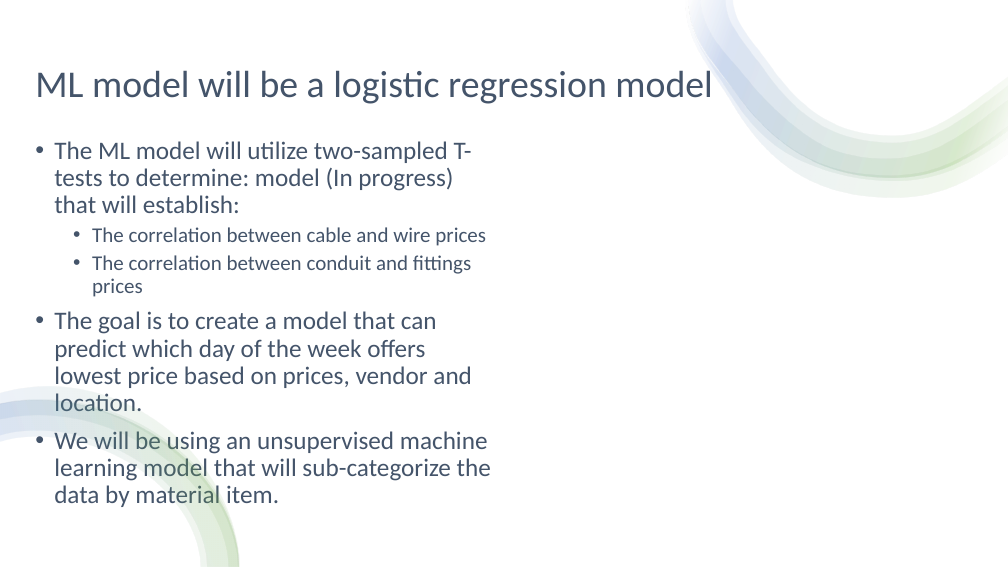
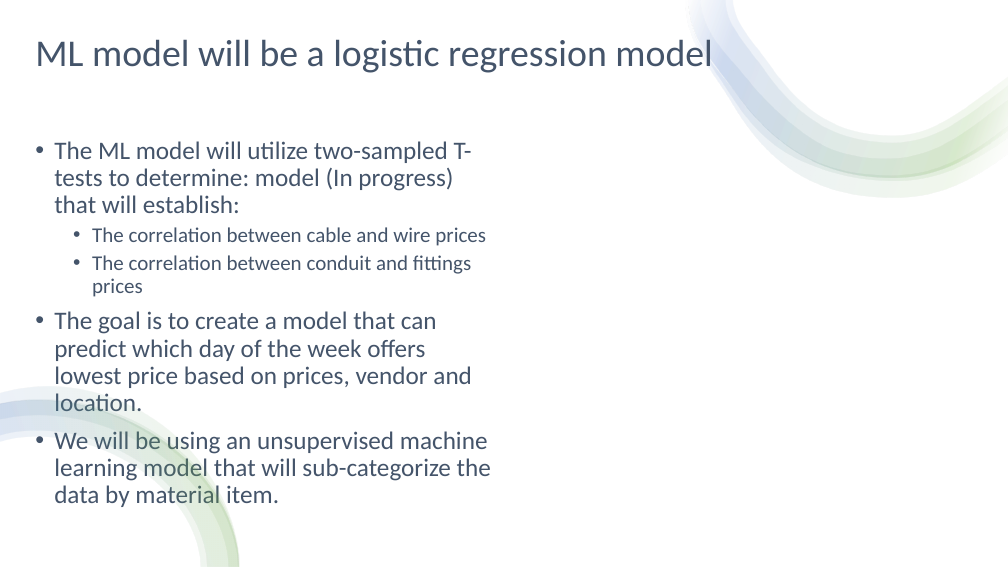
Before and after one commit to thegreatkeej/Estimator_Project, a slide deck: slide 7 of Team14_Presentation.pptx. Drawn at 1008x567 pixels with LibreOffice and Linux fonts; fonts in the diff are those of the drawing. Boxes give left, top, right and bottom in pixels: in the first picture for what was removed or moved away, otherwise in the second. Text is boxed around its words. In the diff, an @@ line names an element or a change of style, - is before the commit and + after.

```diff
--- a/Team14_Presentation.pptx
+++ b/Team14_Presentation.pptx
@@ text "ML model will be a ..." at (35,39,712,73): vertical alignment middle to top @@
```
Also in this commit, not shown: 5 other slides changed, 4 slides added, 1 slide removed.
